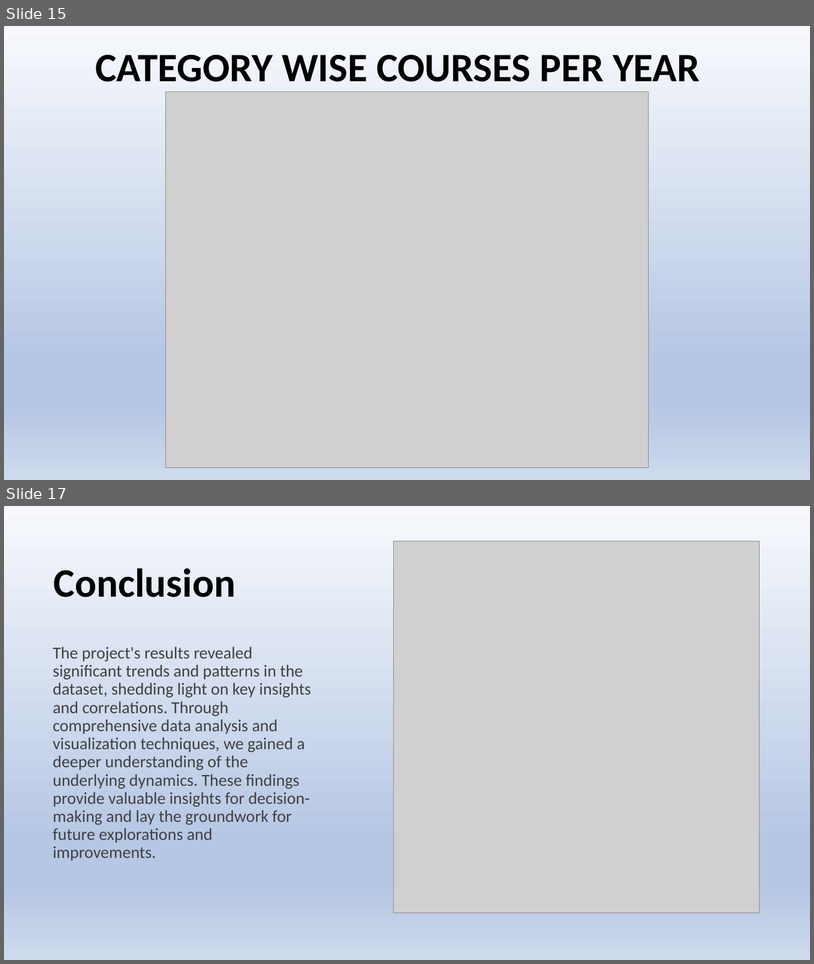
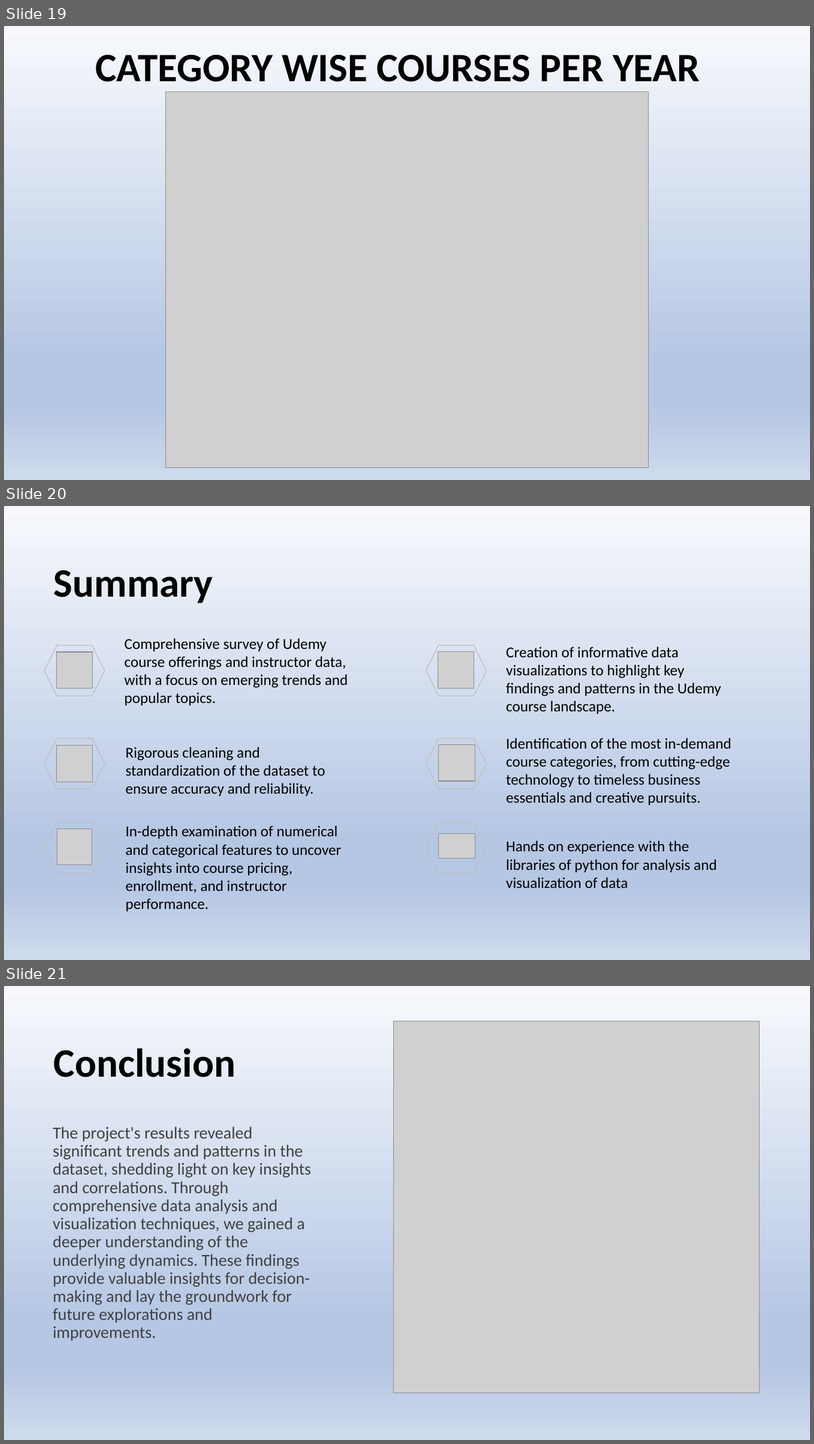
Before and after one commit to jayadir/Analysis_of_udemy_courses, a slide deck: DAVppt.pptx. Shown one above the other, each under a label of ours: slides 15 and 17 before the commit, slides 19, 20 and 21 after it; the slides between them are not shown. The pictures are 814x964 and 814x1444 pixels, drawn with LibreOffice and Linux fonts; fonts in the diff are those of the drawing; grey boxes stand for pictures. Boxes give left, top, right and bottom in pixels: in the first picture for what was removed or moved away, otherwise in the second. Text is boxed around its words. In the diff, an @@ line names an element or a change of style, - is before the commit and + after.

```diff
--- a/DAVppt.pptx
+++ b/DAVppt.pptx
@@ slide 20 added at (4,506,810,960), background gradient #F7F9FC to #B6C7E4 to #CEDAED @@
@@ title added at (54,570,213,603), 48 pt, text #000000, bold @@
+Summary
@@ hexagon added at (45,645,105,696), outline #BFBFBF 1 pt @@
@@ text added at (125,638,348,705), 18 pt, text #000000 @@
+Comprehensive survey of Udemy course offerings and instructor data, with a focus on emerging trends and popular topics.
@@ hexagon added at (426,645,487,696), outline #BFBFBF 1 pt @@
@@ text added at (506,646,722,714), 18 pt, text #000000 @@
+Creation of informative data visualizations to highlight key findings and patterns in the Udemy course landscape.
@@ picture added at (57,652,93,688) @@
@@ picture added at (438,652,474,688) @@
@@ hexagon added at (45,738,105,789), outline #BFBFBF 1 pt @@
@@ hexagon added at (426,738,487,789), outline #BFBFBF 1 pt @@
@@ text added at (506,738,732,805), 18 pt, text #000000 @@
+Identification of the most in-demand course categories, from cutting-edge technology to timeless business essentials and creative pursuits.
@@ picture added at (57,745,93,782) @@
@@ text added at (126,747,325,796), 18 pt, text #000000 @@
+Rigorous cleaning and standardization of the dataset to ensure accuracy and reliability.
@@ picture added at (439,744,475,781) @@
@@ hexagon added at (45,822,105,873), outline #BFBFBF 1 pt @@
@@ picture added at (57,828,92,865) @@
@@ text added at (126,825,342,911), 18 pt, text #000000 @@
+In-depth examination of numerical and categorical features to uncover insights into course pricing, enrollment, and instructor performance.
@@ hexagon added at (426,822,487,873), outline #BFBFBF 1 pt @@
@@ picture added at (439,833,475,858) @@
@@ text added at (506,840,717,888), 18 pt, text #000000 @@
+Hands on experience with the libraries of python for analysis and visualization of data
@@ what was slide 15 is now slide 19 @@
@@ what was slide 17 is now slide 21 @@
```
Also in this commit, not shown: 6 slides changed, 5 other slides added, 1 slide removed.
